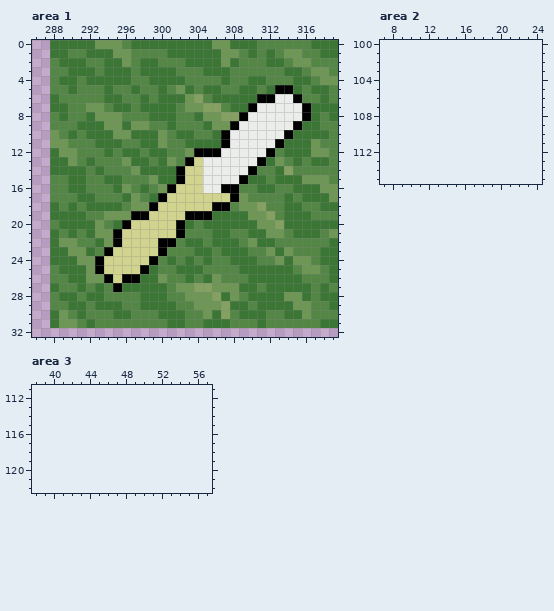
Pixel-art file: tiles/resources.ase. That is the earlier state.
320x64 pixels, 1 frame. Colours within 5 levels of each other are drawn and written as one. Shown: area 1: x 286..319, y 0..32; area 2: x 7..24, y 100..115; area 3: x 38..57, y 111..122. The old version is drawn lined up with the new one, on the new canvas. The commit also changed other parts of the picture, which this record leaves out.
The same view after the edit:
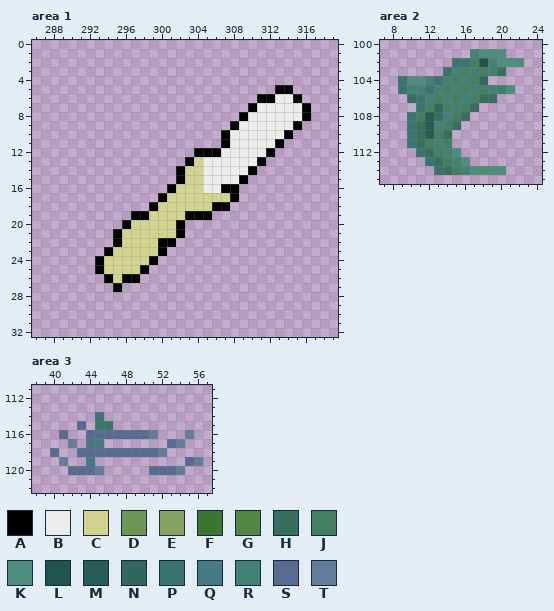
Palette (. is transparent): A #010001  B #ebedeb  C #d1d48e  D #6e9756  E #84a162  F #3b7635  G #548746  H #376f5c  J #427f63  K #4e8e7a  L #20554e  M #265e56  N #30685d  P #3a756d  Q #447b81  R #448175  S #586b91  T #637c9b
The edit:
canvas 320x64 -> 320x128
Area 1:
y 0: x 288..319 FFFFFDDDGFFFFFFFFFDDFFFGGGGGGFFF -> ................................
y 1: x 288..319 FFGGFFFDDGGGGFFFFFFDDGFGFGDDGGFF -> ................................
y 2: x 288..319 GFFFGGFFDGFFGGGFFFFDFGGGFFGDDGGG -> ................................
y 3: x 288..319 GGFFFGFFFGFFFFGGGFFFGGGGGGFFGDDG -> ................................
y 4: x 288..319 GFFGFFFFFGGFFFFGGGGFGGFFGGGFFGDD -> ................................
y 5: x 288..312 GGFGGGFGGFGGFGDFGFFGGFFGF -> .........................; x 315..319 FGFFG -> .....
y 6: x 288..310 FGGGGGFFGGFGFFFDEGFFFFF -> .......................; x 316..319 GGFG -> ....
y 7: x 288..309 FFGGDDGFFGFFFFGDDEEGFF -> ......................; x 317..319 FFF -> ...
y 8: x 288..308 GFGGFDDDGGGFFFGGFDDEE -> .....................; x 317..319 FGF -> ...
y 9: x 288..307 GGGFFFDDFDDGGFGGGFDD -> ....................; x 316..319 FFGG -> ....
y 10: x 288..306 DGFGFFFDDFFFDGFFGGF -> ...................; x 315..319 FFFFG -> .....
y 11: x 288..306 DDGGGFFFGGFFDGGFFFF -> ...................; x 314..319 FFFDGG -> ......
y 12: x 288..303 FDDGGGFGFFGFFGGD -> ................; x 313..319 GFFFDDG -> .......
y 13: x 288..302 FFDGFGGGDFFGFDG -> ...............; x 312..319 FDGFGFFG -> ........
y 14: x 288..301 FFFFGFGGGDFFFF -> ..............; x 311..319 GGFEGGGGG -> .........
y 15: x 288..301 GGFFGGFFGGGDFF -> ..............; x 310..319 FFGFFFDDDG -> ..........
y 16: x 288..300 GGFFGGGFDGFGD -> .............; x 309..319 GGFFGGFFFDD -> ...........
y 17: x 288..299 GGGFFGGGFDGF -> ............; x 309..319 DGGGGFGFFFD -> ...........
y 18: x 288..298 FGFGFFFFGDD -> ...........; x 308..319 GDDEGGFFGGFF -> ............
y 19: x 288..296 FFFFGGDDD -> .........; x 306..319 FFFFDDEGFFFGGG -> ..............
y 20: x 288..295 GFFFFDGF -> ........; x 303..319 FGFFFFFFDDEFFFFFF -> .................
y 21: x 288..294 FGFGFDD -> .......; x 303..319 GGGFFGGFFDDGFFFGD -> .................
y 22: x 288..294 FDDGGFD -> .......; x 302..319 GFFGFFFGDFFGGGGGGF -> ..................
y 23: x 288..293 FFDDFG -> ......; x 301..319 GGGFFGFFFGGDFDGGGFF -> ...................
y 24: x 288..292 FFFDD -> .....; x 300..319 GFGFGFGGFFFGGDFDDGFF -> ....................
y 25: x 288..292 GFFFD -> .....; x 299..319 FGGFFFGGGGFFFFFFGDDGF -> .....................
y 26: x 288..293 GGFFDD -> ......; x 298..319 FFDGGFGFDGGGFFFFFFGGGF -> ......................
y 27: x 288..294 FGGFGFG -> .......; x 296..319 FFFFFGDDEEDDDFFGFFFFFGFG -> ........................
y 28: x 288..319 GFFGFFGGGGFFFGGDDDEFDGFFFFDDFGFF -> ................................
y 29: x 288..319 GGFFGFFFGGFFFFGGDDDEFFGFFFFDDGGF -> ................................
y 30: x 288..319 FDGFGGGFFGGGFFFGGDFEGFFFGGFFDGGG -> ................................
y 31: x 288..319 FDDGFGGGGGGGGFFGGFFFGGGFGGGGGGFF -> ................................
Area 2:
y 101: x 17..20 .... -> RKKK
y 102: x 15..22 ........ -> PPJLRKKK
y 103: x 14..20 ....... -> PRJRJRH
y 104: x 9..18 .......... -> PKKRPRJRJN
y 105: x 9..21 ............. -> PRRPRJRJRJRJK
y 106: x 10..19 .......... -> HPRJRJRJHH
y 107: x 11..17 ....... -> PJNJRJH
y 108: x 10..16 ....... -> PJMHRJH
y 109: x 10..15 ...... -> PHMRJH
y 110: x 10..14 ..... -> PHMJH
y 111: x 10..14 ..... -> PHJRJ
y 112: x 11..15 ..... -> PHJRK
y 113: x 12..16 ..... -> PHJRK
y 114: x 13..20 ........ -> PHJRKKKK
Area 3:
y 114: x 45 . -> P
y 115: x 43 . -> S; x 45..46 .. -> PP
y 116: x 41 . -> S; x 44..51 ........ -> SSSSSSST; x 55 . -> T
y 117: x 42 . -> T; x 44..45 .. -> QQ; x 53..54 .. -> ST
y 118: x 40 . -> S; x 43..52 .......... -> SSSSSSSSST
y 119: x 41 . -> T; x 44 . -> Q; x 55..56 .. -> ST
y 120: x 42..45 .... -> SSST; x 51..54 .... -> SSST
